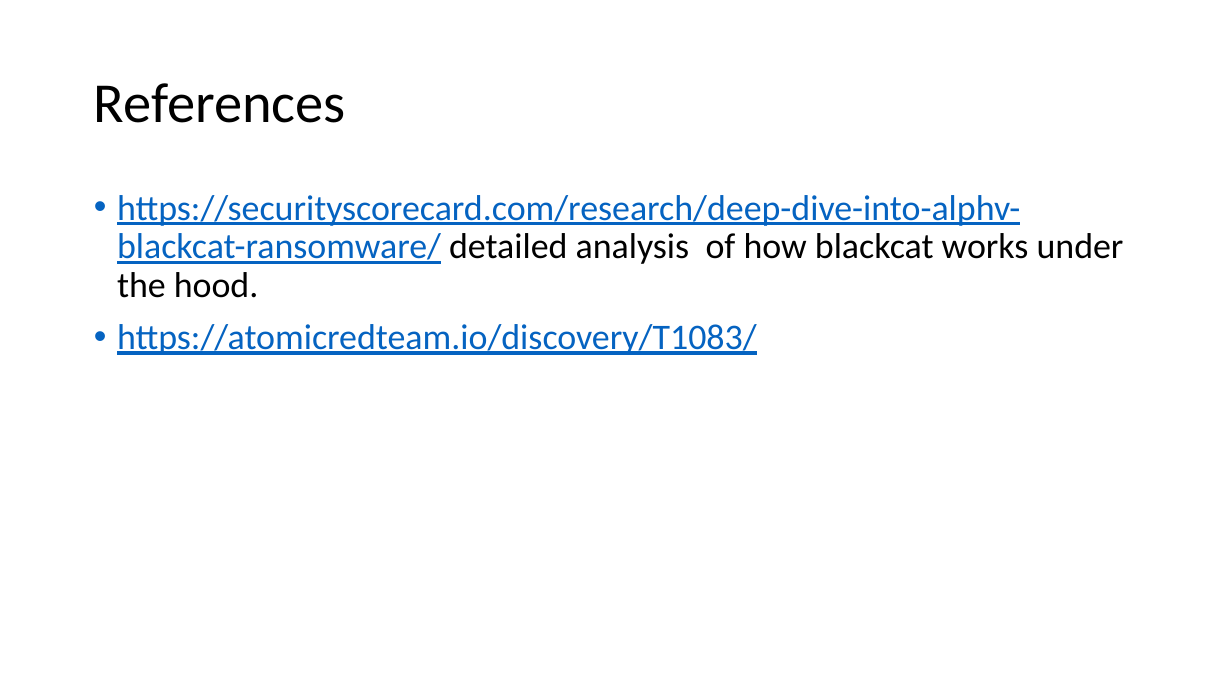
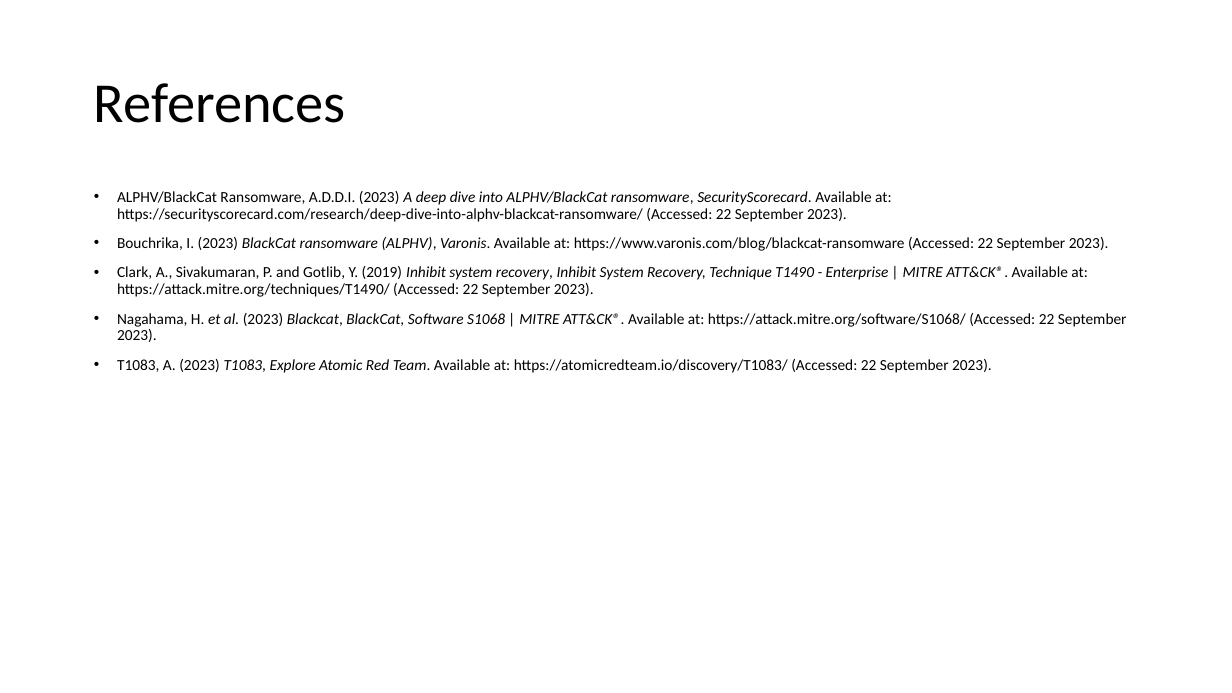
Before and after one commit to CHROME-PLATED-METRO-WOLF/attack, a slide deck: slide 4 of evidence.pptx. Drawn at 1232x693 pixels with LibreOffice and Linux fonts; fonts in the diff are those of the drawing. Boxes give left, top, right and bottom in pixels: in the first picture for what was removed or moved away, otherwise in the second. Text is boxed around its words. In the diff, an @@ line names an element or a change of style, - is before the commit and + after.

Commit message:
function templates and references

```diff
--- a/evidence.pptx
+++ b/evidence.pptx
@@ text at [117, 191, 1127, 373]: text changed; size 28 to 12 pt; text colour #0563C1 to #000000 @@
-• https://securityscorecard.com/research/deep-dive-into-alphv-blackcat-ransomware/ detailed analysis of how blackcat works under the hood.
-• https://atomicredteam.io/discovery/T1083/
+• ALPHV/BlackCat Ransomware, A.D.D.I. (2023) A deep dive into ALPHV/BlackCat ransomware, SecurityScorecard. Available at: https://securityscorecard.com/research/deep-dive-into-alphv-blackcat-ransomware/ (Accessed: 22 September 2023).
+• Bouchrika, I. (2023) BlackCat ransomware (ALPHV), Varonis. Available at: https://www.varonis.com/blog/blackcat-ransomware (Accessed: 22 September 2023).
+• Clark, A., Sivakumaran, P. and Gotlib, Y. (2019) Inhibit system recovery, Inhibit System Recovery, Technique T1490 - Enterprise | MITRE ATT&CK®. Available at: https://attack.mitre.org/techniques/T1490/ (Accessed: 22 September 2023).
+• Nagahama, H. et al. (2023) Blackcat, BlackCat, Software S1068 | MITRE ATT&CK®. Available at: https://attack.mitre.org/software/S1068/ (Accessed: 22 September 2023).
+• T1083, A. (2023) T1083, Explore Atomic Red Team. Available at: https://atomicredteam.io/discovery/T1083/ (Accessed: 22 September 2023).
```
Also in this commit, not shown: 1 other slide changed, 1 slide added, 1 slide removed, 1 other file.
